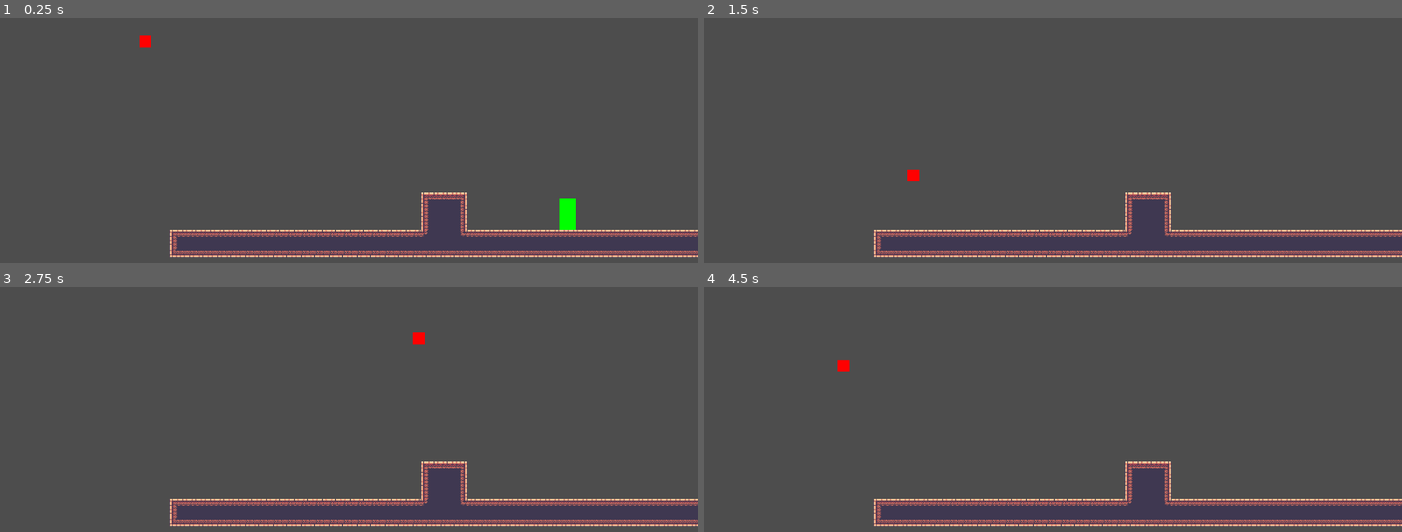
Above: before the commit, frames 1-4 (two rows, left to right).
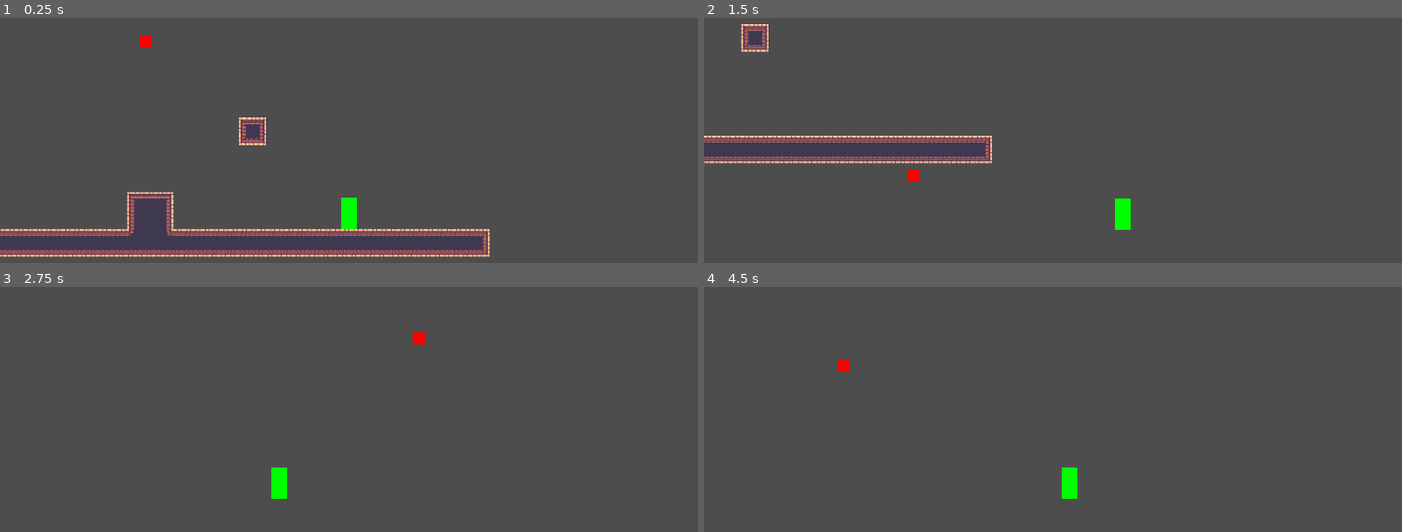
Above: after the commit, the same moments.

Repository: JeriamJito/ProjectWild
Game: Godot game, scene res://stage.tscn
Two runs of this game, one before a commit and one after it. Both use one fixed random seed, a clock stepped at 60 frames per second and the inputs below.
Inputs (mouse positions are in pixels of both pictures, inside the frame that each line leads up to):
- Up to frame 1 (0.25 s): no input
- Up to frame 2 (1.5 s): tap Enter at 0.5 s; move the mouse to (1206, 135) at 0.52 s; hold D (move_right) from 0.53 s (still down); tap Space (jump) at 0.6, 0.77, 1.07 s; move the mouse to (913, 174) at 1.27 s; click (913, 174) at 1.35 s
- Up to frame 3 (2.75 s): tap Space (jump) at 1.52, 1.55, 1.82, 2, 2.1 s; move the mouse to (418, 338) at 2.02 s; release D (move_right) at 2.03 s; hold A (move_left) from 2.03 s (still down)
- Up to frame 4 (4.5 s): move the mouse to (1018, 502) at 2.77 s; release A (move_left) at 2.78 s; hold D (move_right) 2.78-4.28 s; click (1018, 502) at 2.85 s; tap Space (jump) at 3.02, 3.05, 3.32, 3.6, 3.77, 4.07 s; move the mouse to (1262, 483) at 3.52 s; tap Enter at 4.25 s; move the mouse to (843, 365) at 4.27 s; hold A (move_left) from 4.28 s (still down); click (843, 365) at 4.35 s

The runs differ from the first frame. In frame 1, 6.4% of the frame differs, in the area x 0-100%, y 40-98%; in frame 2, 6.3%; in frame 3, 4.0%; in frame 4, 4.0%.

Commit message:
(update) draws visible line

Diff:
--- a/player/player.tscn
+++ b/player/player.tscn
@@ -16,8 +16,8 @@
 height = 108.0
 
 [node name="Player" type="CharacterBody2D" groups=["Player"]]
-position = Vector2(0, 8.88764e+06)
-velocity = Vector2(0, 375625)
+position = Vector2(0, 1.83838e+07)
+velocity = Vector2(0, 532500)
 script = ExtResource("1_oul6g")
 
 [node name="ColorRect" type="ColorRect" parent="."]
--- a/stage.tscn
+++ b/stage.tscn
@@ -9,7 +9,7 @@
 [node name="Stage" type="Node2D" parent="."]
 
 [node name="TileMapLayer" type="TileMapLayer" parent="Stage"]
-tile_map_data = PackedByteArray("AAAVAB8AAAAIAAIAAAAWAB8AAAA …(3424 unchanged characters)… CAAMAAAD6/yEAAAABAAMAAAD//x8AAAACAAEAAAA=")
+tile_map_data = PackedByteArray("AAAVAB8AAAAIAAIAAAAWAB8AAAA …(3424 unchanged characters)… CAAMAAAD6/yEAAAABAAMAAAD//x8AAAACAAEAAAAhABMAAAABAAEAAAAiABMAAAACAAEAAAAjABMAAAADAAEAAAAjABQAAAADAAIAAAAiABQAAAACAAIAAAAhABQAAAABAAIAAAAhABUAAAABAAMAAAAiABUAAAACAAMAAAAjABUAAAADAAMAAAA=")
 tile_set = ExtResource("1_rnkuw")
 
 [node name="CanvasLayer" type="CanvasLayer" parent="."]
@@ -18,7 +18,7 @@
 visible = false
 
 [node name="Camera2D" type="Camera2D" parent="." groups=["Camera"]]
-position = Vector2(425, 937.999)
+position = Vector2(1435.52, 938.061)
 offset = Vector2(0, -200)
 zoom = Vector2(0.8, 0.8)
 position_smoothing_speed = 10.0
@@ -29,8 +29,11 @@
 editor_draw_drag_margin = true
 
 [node name="Player" parent="." instance=ExtResource("1_6eo5e")]
-position = Vector2(1177.26, 937.933)
+position = Vector2(1435.52, 938.061)
 velocity = Vector2(0, 125)
+
+[node name="RemoteTransform2D" parent="Player" index="12"]
+remote_path = NodePath("../../Camera2D")
 
 [editable path="CanvasLayer/Debug"]
 [editable path="Player"]
--- a/tools/platform_test.gd
+++ b/tools/platform_test.gd
@@ -4,23 +4,43 @@
 const STATES = Globals.STATES
 
 @export_tool_button("Generate Jump Path") var jump_path_button = jump_path_create
+@export_tool_button("Clear Lines") var clear_lines_button = clear_lines
 @export_tool_button("Reset Position") var reset_position_button = reset_position
 
-@onready var parent : Actor = get_parent()
 @onready var position_timer: Timer = %PositionTimer
 
+var _draw_points : Array
+
 func jump_path_create() -> void:
-	var draw_points := [global_position]
-	parent.change_state.emit(STATES.JUMPING)
-	parent.direction = 1.0
+	_draw_points = [global_position]
+	get_parent().change_state.emit(STATES.JUMPING)
+	get_parent().direction = 1.0
 	position_timer.start()
 
 
 func reset_position() -> void:
-	parent.global_position = Vector2.ZERO
+	get_parent().global_position = Vector2.ZERO
 
 
+func clear_lines() -> void:
+	var temp_nodes := get_tree().get_nodes_in_group("Temp")
+	for i in range(temp_nodes.size()):
+		temp_nodes[i].queue_free()
+
 func _on_position_timer_timeout() -> void:
-	if parent.is_on_floor():
-		parent.direction = 0.0
+	if get_parent().is_on_floor():
+		get_parent().direction = 0.0
+		draw_trajectory()
+		return
+
+	_draw_points.append(global_position)
 	position_timer.start()
+
+
+func draw_trajectory() -> void:
+	print("drawing")
+	var new_line := Line2D.new()
+	new_line.add_to_group("Temp")
+	for i in range(_draw_points.size()):
+		new_line.add_point(_draw_points[i])
+	get_tree().edited_scene_root.add_child(new_line)
